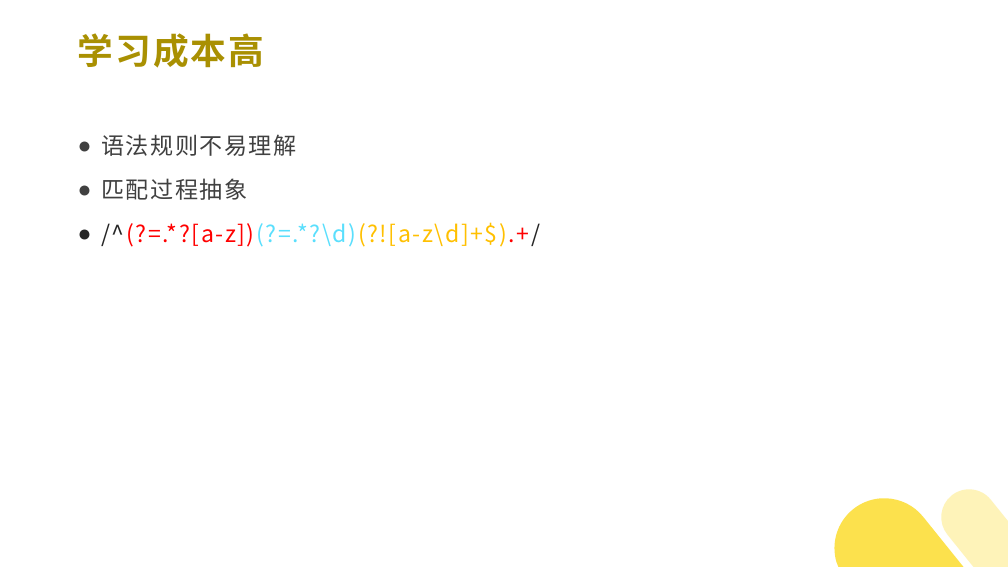
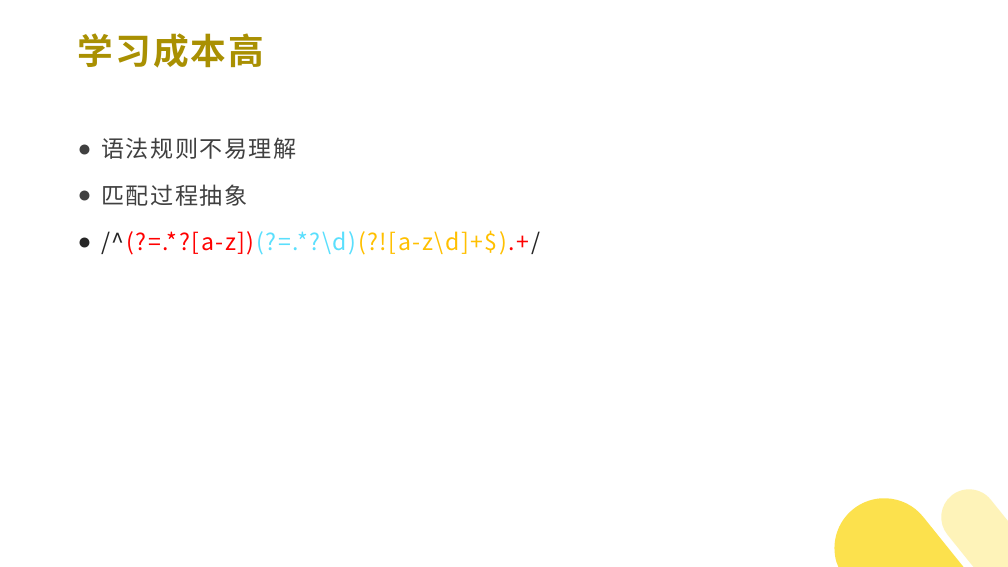
Before and after one commit to 382615666/note, a slide deck: slide 7 of 正则表达式/正则表达式.pptx. Drawn at 1008x567 pixels with LibreOffice and Linux fonts; fonts in the diff are those of the drawing; background and template pictures are left out. Boxes give left, top, right and bottom in pixels: in the first picture for what was removed or moved away, otherwise in the second. Text is boxed around its words. In the diff, an @@ line names an element or a change of style, - is before the commit and + after.

```diff
--- a/正则表达式/正则表达式.pptx
+++ b/正则表达式/正则表达式.pptx
@@ text "语法规则不易理解" at bbox=[101, 137, 540, 255]: line spacing 1.2 to 1.3 @@
```
Also in this commit, not shown: 8 other slides changed, 1 other file.
